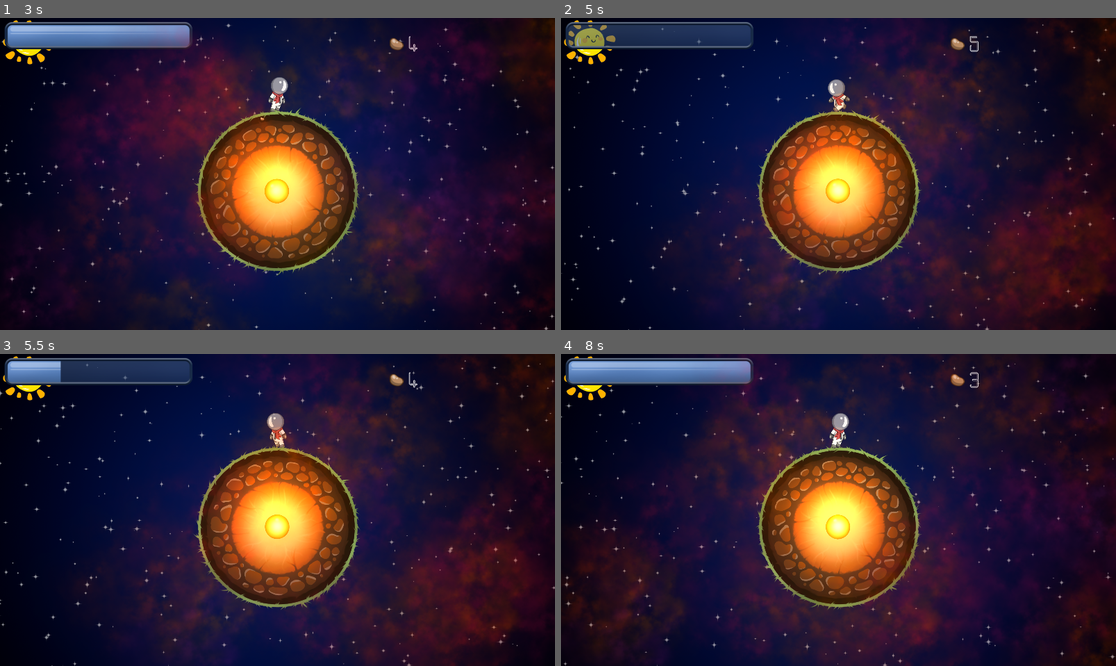
Above: before the commit, frames 1-4 (two rows, left to right).
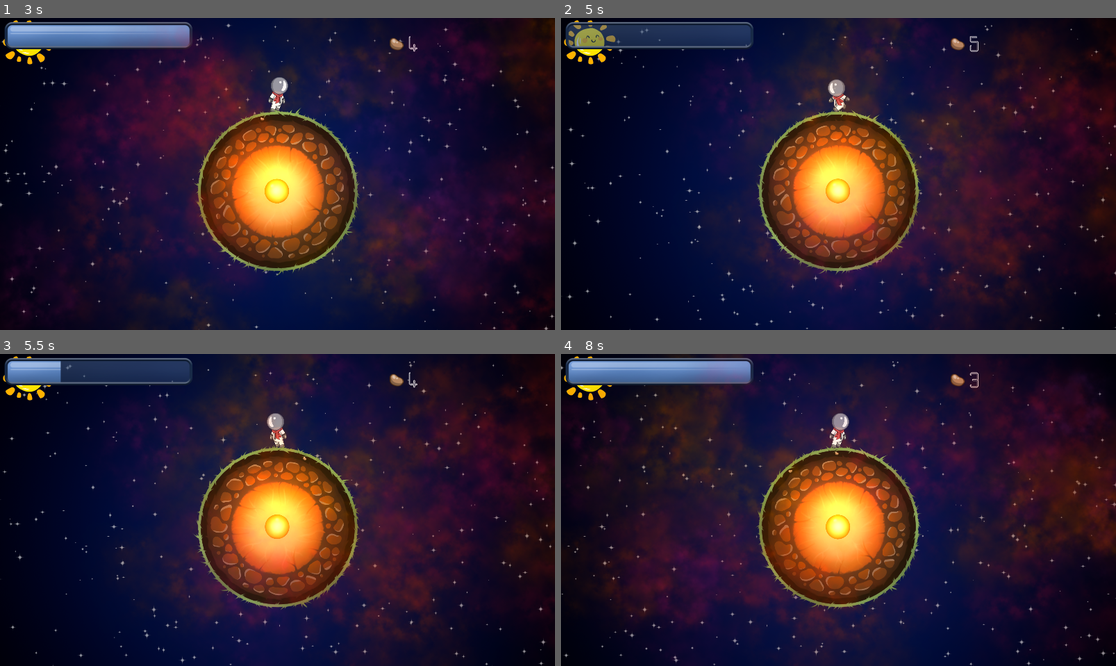
Above: after the commit, the same moments.

Repository: marekk3301/gamejam2023
Game: Godot game, scene res://scenes/mainMenu.tscn
Two runs of this game, one before a commit and one after it. Both use one fixed random seed, a clock stepped at 60 frames per second and the inputs below.
Inputs:
- Up to frame 1 (3 s): click "Start Game" at 0.5 s; hold Right (ui_right) 1.28-2.03 s; hold E (cut_plant) 1.28-2.03 s; hold Left (ui_left) 2.03-2.78 s; tap E (cut_plant) at 2.1 s; hold Right (ui_right) from 2.78 s (still down); hold Q (plant_seed) from 2.78 s (still down)
- Up to frame 2 (5 s): tap E (cut_plant) at 3.05, 3.6 s; release Q (plant_seed) at 3.53 s; release Right (ui_right) at 4.28 s; hold Left (ui_left) from 4.28 s (still down); hold E (cut_plant) from 4.28 s (still down); tap R (reset) at 4.9 s
- Up to frame 3 (5.5 s): keep holding Left (ui_left); release E (cut_plant) at 5.03 s; tap Q (plant_seed) at 5.1 s; tap E (cut_plant) at 5.3 s
- Up to frame 4 (8 s): hold E (cut_plant) 5.78-6.53 s; release Left (ui_left) at 6.53 s; hold Right (ui_right) from 6.53 s (still down); tap E (cut_plant) at 6.6, 7.55 s; hold Q (plant_seed) from 7.28 s (still down)

Frame 1 is identical in both runs. In frame 2, 21% of the frame differs, in the area x 0-100%, y 0-100%; in frame 3, 22%; in frame 4, 26%.

Commit message:
minor fixes

Diff:
--- a/scenes/main.tscn
+++ b/scenes/main.tscn
@@ -20,8 +20,6 @@
 [ext_resource path="res://assets/1x/light.png" type="Texture" id=18]
 [ext_resource path="res://scenes/PlanetLight.gd" type="Script" id=19]
 [ext_resource path="res://assets/1x/plant_stage1.png" type="Texture" id=20]
-
-
 [ext_resource path="res://assets/1x/progressbar.png" type="Texture" id=21]
 [ext_resource path="res://assets/1x/progressbar_back.png" type="Texture" id=22]
 [ext_resource path="res://assets/1x/progressbar_ramka.png" type="Texture" id=23]
@@ -57,7 +55,7 @@
 [sub_resource type="Theme" id=5]
 default_font = SubResource( 4 )
 
-[node name="Node2D" type="Node2D"]
+[node name="Node2D2" type="Node2D"]
 script = ExtResource( 10 )
 
 [node name="planet" parent="." instance=ExtResource( 1 )]
@@ -145,7 +143,6 @@
 scale = Vector2( 1.56349, 1.56349 )
 texture = ExtResource( 20 )
 
-
 [node name="AudioStreamPlayer" type="AudioStreamPlayer" parent="."]
 stream = ExtResource( 24 )
 
--- a/scripts/plant.gd
+++ b/scripts/plant.gd
@@ -45,7 +45,7 @@
 
 
 
-func _on_plant_area_exited():
+func _on_plant_area_exited(area):
 	CollidingBody = null
 
 
@@ -56,9 +56,9 @@
 		$CollisionShape2D.set_deferred("disabled", true)
 
 		if animation_stage < 4:
-			var seedYield = rng.randf_range(0, 1)
+			var seedYield = rng.randf_range(0, 2)
 			GlobalVariables.increment_Seed_Count_by(int(seedYield))
 
 		else:
-			var seedYield = rng.randi_range(0, 2)
+			var seedYield = rng.randi_range(0, 3)
 			GlobalVariables.increment_Seed_Count_by(int(seedYield))
Not shown: 1 places in scenes/main.tscn that only renumber resources
